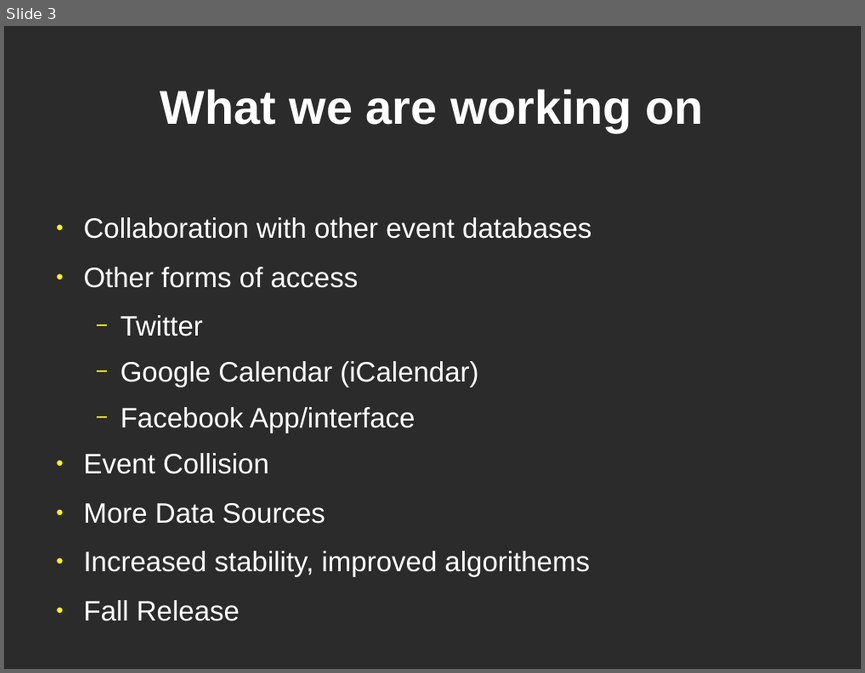
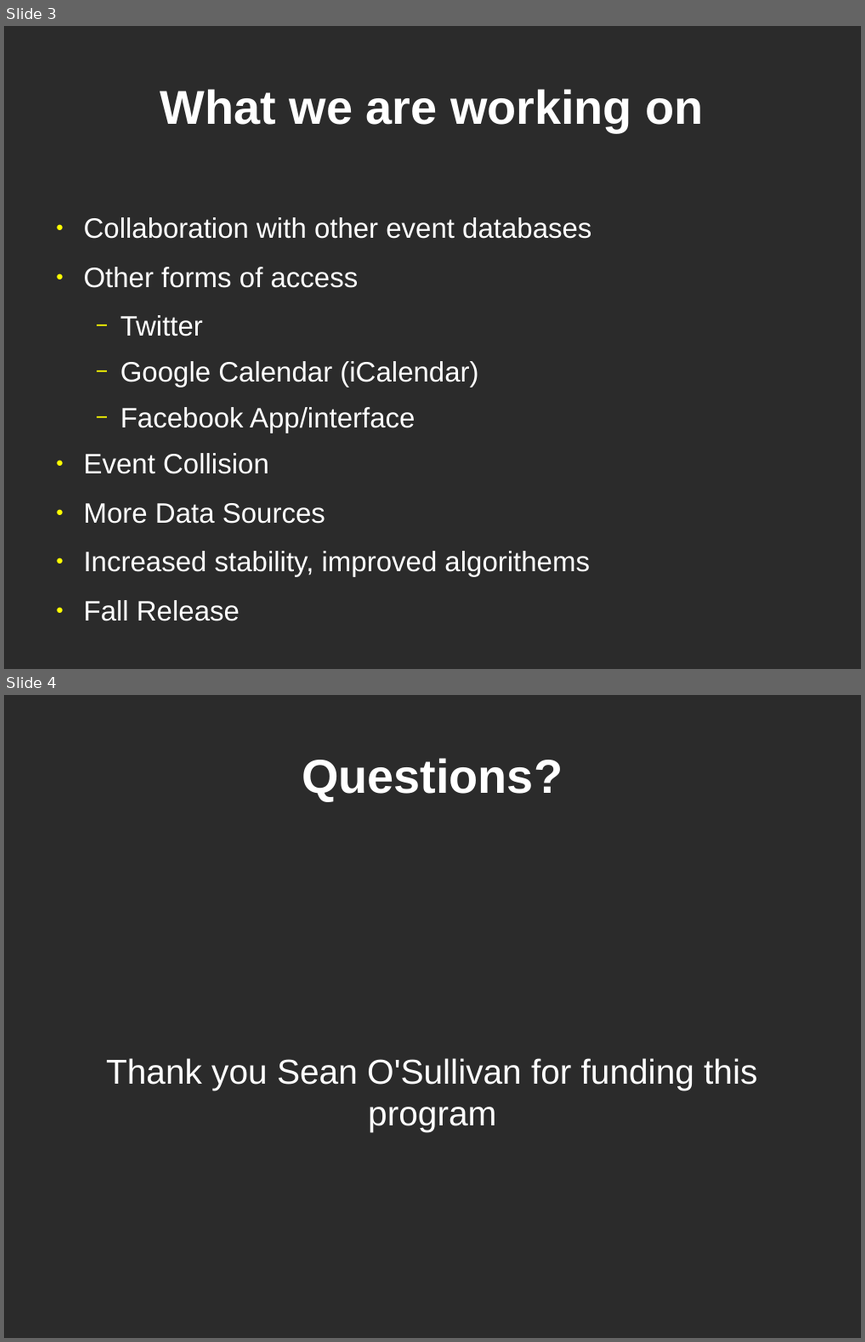
Before and after one commit to rpievents/rpieventsbuddy, a slide deck: RCOS-1.odp. Shown one above the other, each under a label of ours: slide 3 before the commit, slides 3 and 4 after it. The pictures are 865x673 and 865x1342 pixels, drawn with LibreOffice and Linux fonts; fonts in the diff are those of the drawing; background and template pictures are left out; a plain dark background stands for a picture behind light text. Boxes give left, top, right and bottom in pixels: in the first picture for what was removed or moved away, otherwise in the second. Text is boxed around its words. In the diff, an @@ line names an element or a change of style, - is before the commit and + after.

Commit message:
Added thank you slide

```diff
--- a/RCOS-1.odp
+++ b/RCOS-1.odp
@@ slide 4 added at (4, 695, 861, 1338), background picture (left out) @@
@@ title added at (302, 758, 562, 801), 44 pt, text #FFFFFF, bold @@
+Questions?
@@ subtitle added at (106, 1058, 757, 1132), 32 pt, text #FFFFFF @@
+Thank you Sean O'Sullivan for funding this program
```
Also in this commit, not shown: 2 other files.
